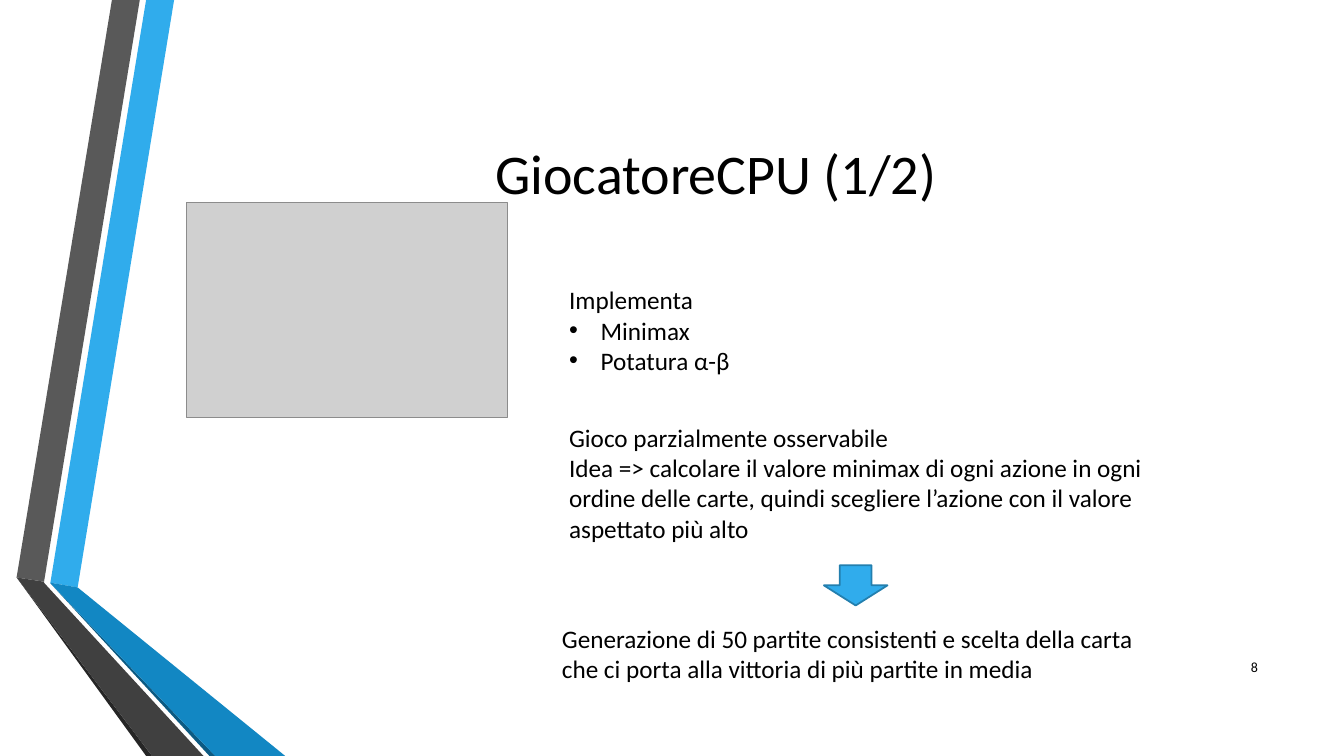
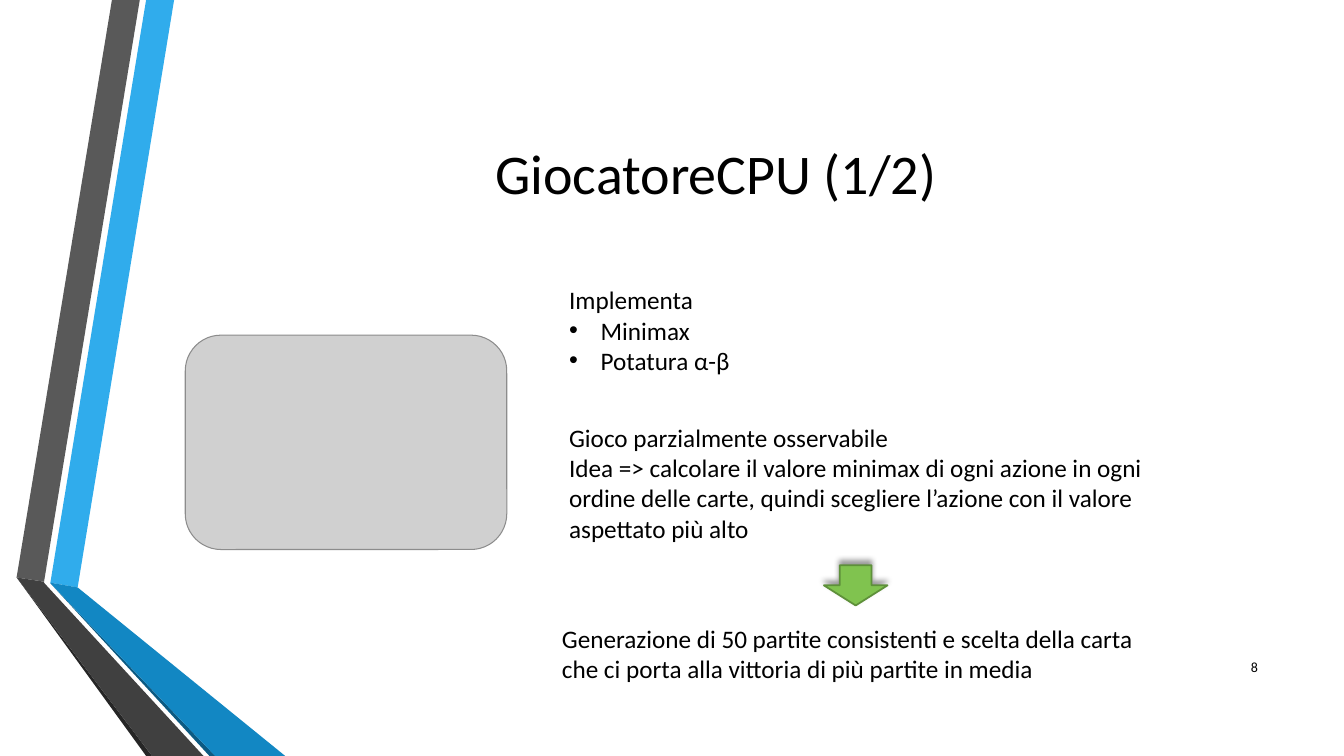
Before and after one commit to trueGek/artificial_intelligence, a slide deck: slide 8 of presentazione/Intelligenza Artificiale.pptx. Drawn at 1344x756 pixels with LibreOffice and Linux fonts; fonts in the diff are those of the drawing; grey boxes stand for pictures; background and template pictures are left out. Boxes give left, top, right and bottom in pixels: in the first picture for what was removed or moved away, otherwise in the second. Text is boxed around its words. In the diff, an @@ line names an element or a change of style, - is before the commit and + after.

Commit message:
sistemazione presentazionei

```diff
--- a/presentazione/Intelligenza Artificiale.pptx
+++ b/presentazione/Intelligenza Artificiale.pptx
@@ picture: place and size @@
-picture at bbox=[187, 203, 508, 417]
+picture at bbox=[186, 336, 507, 551]
@@ down arrow at bbox=[824, 566, 887, 606]: fill #30ACEC to #80C34F; outline #247FAF 1.25 pt to #5F903A 1.25 pt; shadow on @@
```
